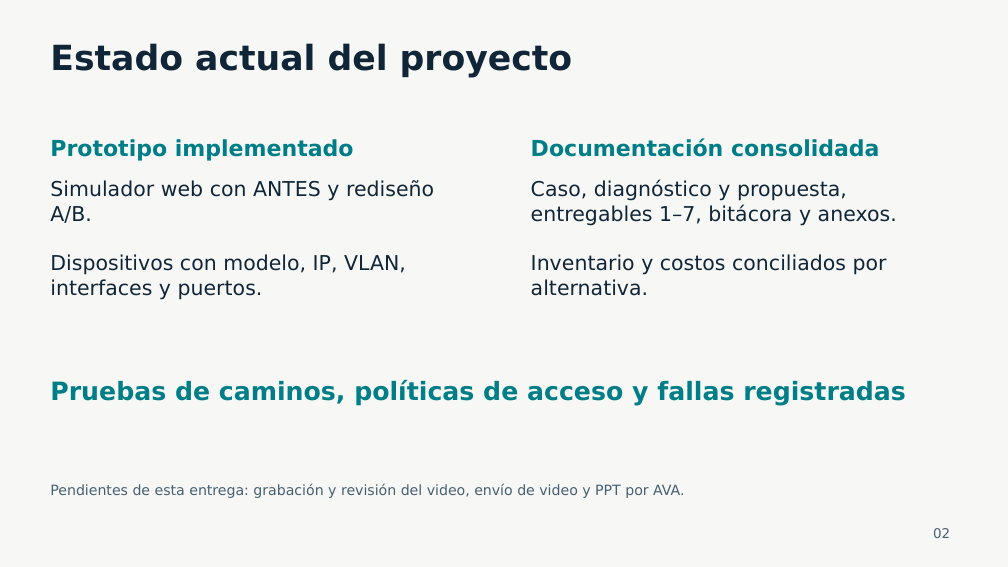
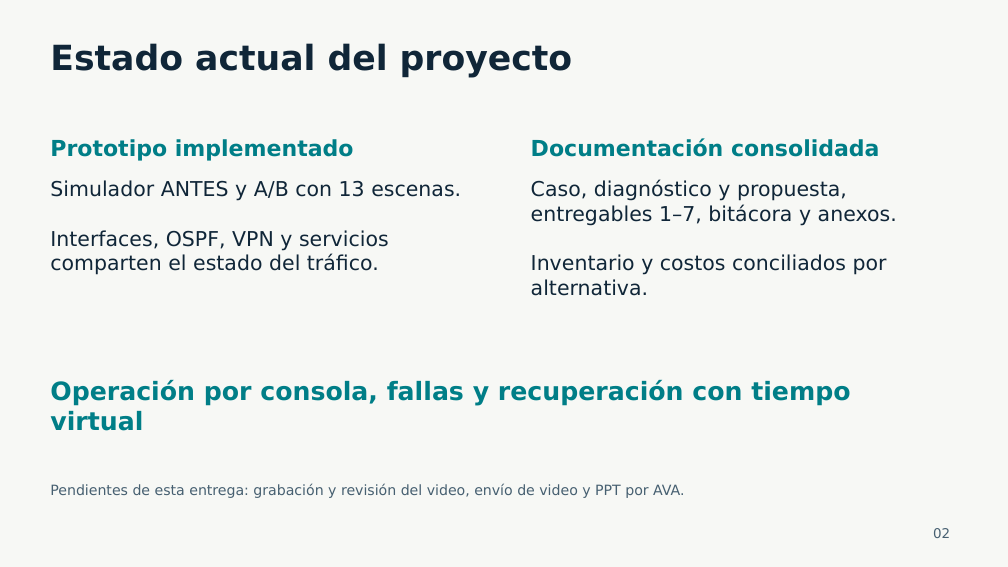
Before and after one commit to hu-herrera/financiera-pacifico-entrega-docente, a slide deck: slide 2 of Presentacion/Avance_Financiera_Pacifico_30_oct_2026.pptx. Drawn at 1008x567 pixels with LibreOffice and Linux fonts; fonts in the diff are those of the drawing. Boxes give left, top, right and bottom in pixels: in the first picture for what was removed or moved away, otherwise in the second. Text is boxed around its words. In the diff, an @@ line names an element or a change of style, - is before the commit and + after.

Commit message:
Sincronizar entrega de defensa C5-OPERACION-2
Actualiza PPT con conclusión adicional, fuentes/PDF, guion de 13 escenas, matriz de protocolos y recuperación por eventos. Publica 60 pruebas de modelo, 52 de interfaz y el recorrido completo A/B. Regenera manifiesto y ZIP con 69 archivos y fija el simulador publicado en 3598d23.

```diff
--- a/Presentacion/Avance_Financiera_Pacifico_30_oct_2026.pptx
+++ b/Presentacion/Avance_Financiera_Pacifico_30_oct_2026.pptx
@@ text at bbox=[50, 180, 461, 275]: text changed @@
-Simulador web con ANTES y rediseño A/B.
-Dispositivos con modelo, IP, VLAN, interfaces y puertos.
+Simulador ANTES y A/B con 13 escenas.
+Interfaces, OSPF, VPN y servicios comparten el estado del tráfico.
@@ text at bbox=[50, 379, 850, 431]: text changed @@
-Pruebas de caminos, políticas de acceso y fallas registradas
+Operación por consola, fallas y recuperación con tiempo virtual
```
Also in this commit, not shown: 3 other slides changed, 1 slide added, 35 other files.
